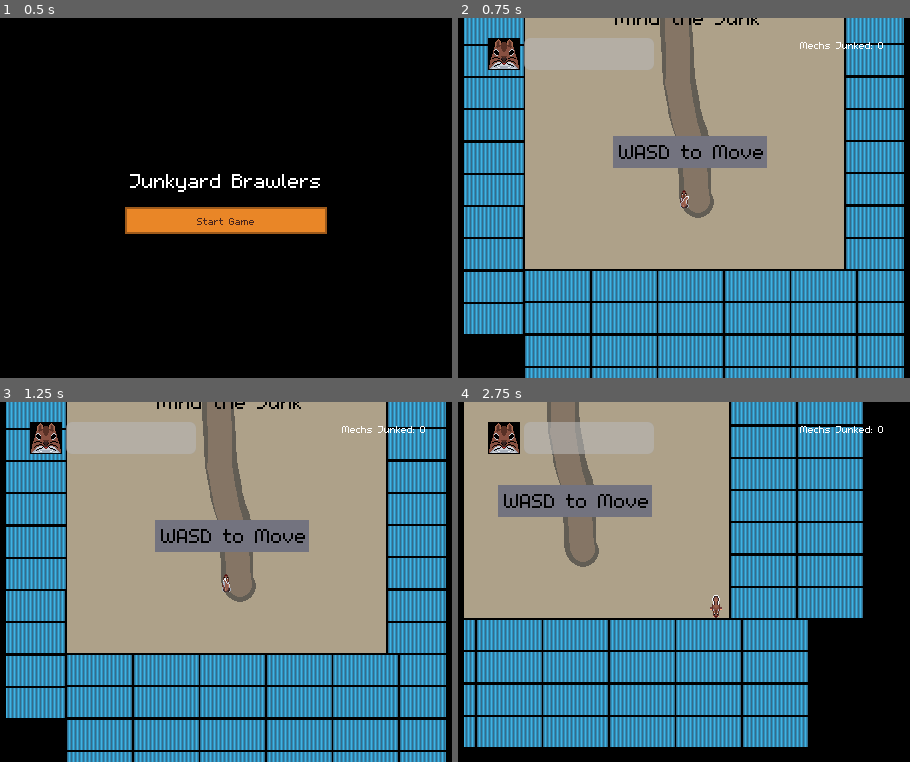
Above: before the commit, frames 1-4 (two rows, left to right).
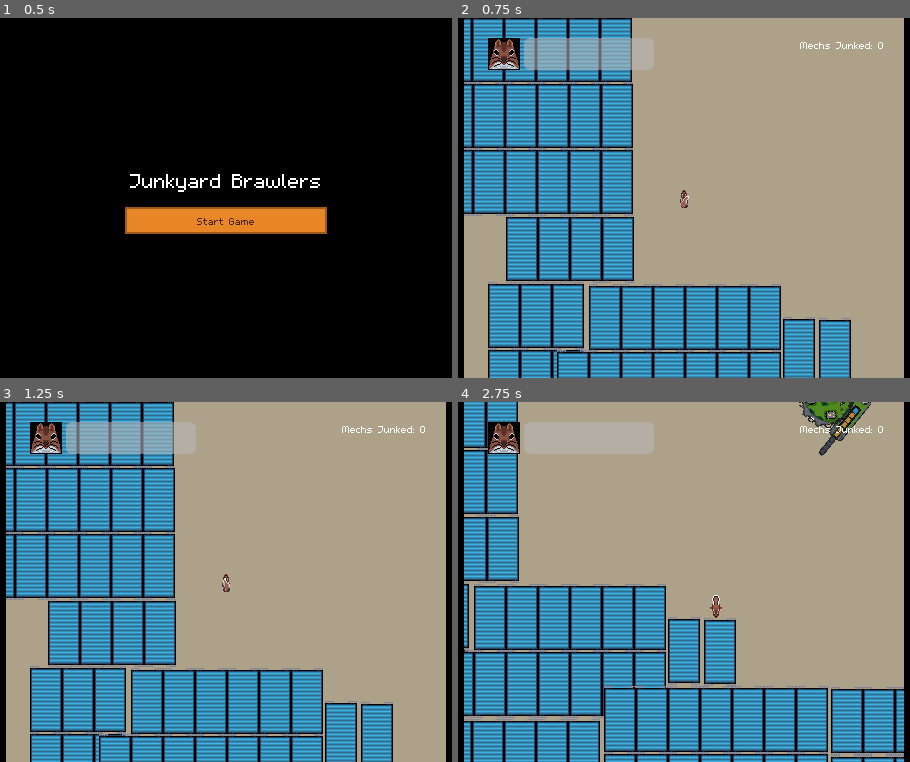
Above: after the commit, the same moments.

Repository: LaffertyDev/junkyard-brawl
Game: Godot game, scene res://src/MenusAndScenes/screen_ui_start.tscn
Same seed, same stepped clock (60 frames per second), same inputs: the game is played once before the commit and once after it. The engine's default icon, where the game draws it, is replaced by a stand-in: a white triangle on a blue panel in a dark square.
Inputs (mouse positions are in pixels of both pictures, inside the frame that each line leads up to):
- Up to frame 1 (0.5 s): no input
- Up to frame 2 (0.75 s): click "Start Game" at 0.5 s
- Up to frame 3 (1.25 s): no input
- Up to frame 4 (2.75 s): tap Enter at 1.25 s; move the mouse to (824, 564) at 1.27 s; hold D (move_right) 1.28-2.03 s; hold Space (action_primary) 1.28-2.03 s; move the mouse to (557, 600) at 2.02 s; hold S (move_backward) from 2.03 s (still down); tap Space (action_primary) at 2.1 s

Frame 1 is identical in both runs. In frame 2, 63% of the frame differs, in the area x 1-99%, y 0-100%; in frame 3, 63%; in frame 4, 69%.

Commit message:
fix junkyard king stops attacking if you ever leave his attack range

Diff:
--- a/src/Enemies/JunkyardKing/junkyard_king.gd
+++ b/src/Enemies/JunkyardKing/junkyard_king.gd
@@ -29,6 +29,8 @@
 		var enemies = _attack_range.get_overlapping_bodies()
 		if enemies.size() > 0:
 			_gun.play("attack")
+		else:
+			_gun.play("idle")
 	elif _gun.animation == "attack":
 		_bullet.play("hit")
 		%gun_sound.play()
--- a/src/game.tscn
+++ b/src/game.tscn
@@ -24,7 +24,7 @@
 position = Vector2(0, 575)
 
 [node name="Freek" parent="." instance=ExtResource("2_px2hi")]
-position = Vector2(0, 1753)
+position = Vector2(-140, -1291)
 
 [node name="CanvasLayer" type="CanvasLayer" parent="."]
 
Not shown, changed: todo.md
